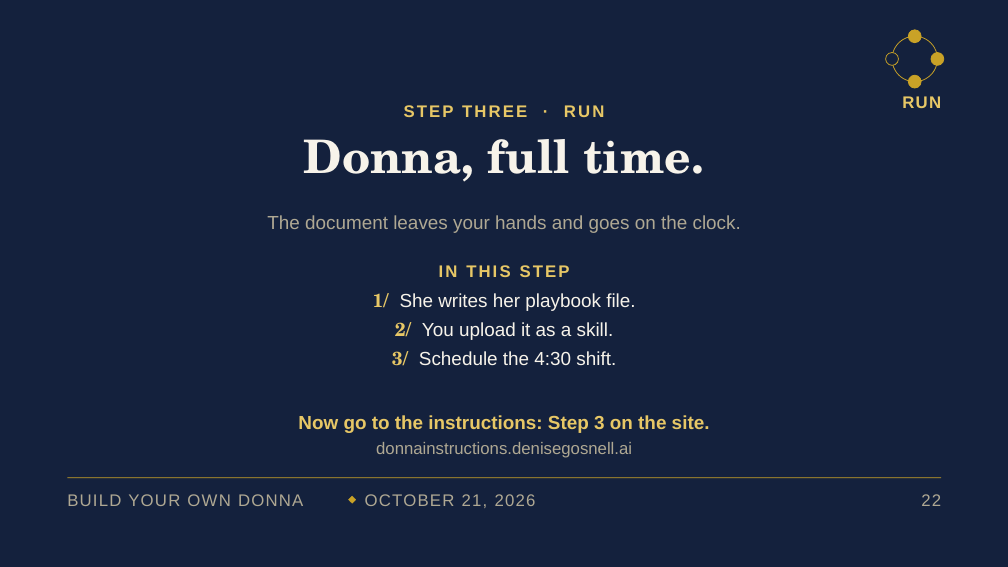
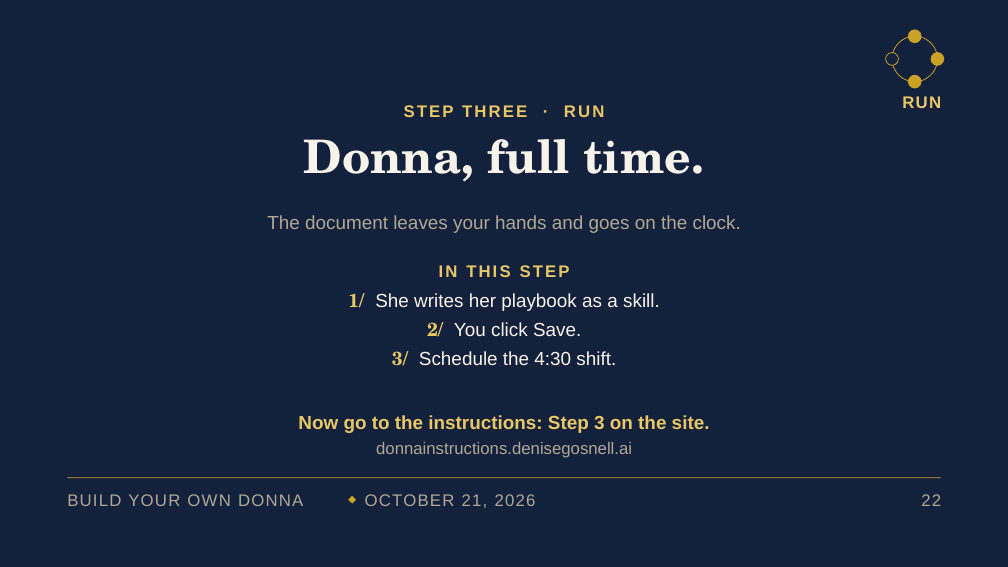
Before and after one commit to denisekgosnell/Donna, a slide deck: slide 23 of decks/build-your-own-donna-v3.pptx. Drawn at 1008x567 pixels with LibreOffice and Linux fonts; fonts in the diff are those of the drawing. Boxes give left, top, right and bottom in pixels: in the first picture for what was removed or moved away, otherwise in the second. Text is boxed around its words. In the diff, an @@ line names an element or a change of style, - is before the commit and + after.

```diff
--- a/decks/build-your-own-donna-v3.pptx
+++ b/decks/build-your-own-donna-v3.pptx
@@ text at bbox=[348, 293, 660, 311]: text changed @@
-1/ She writes her playbook file.
+1/ She writes her playbook as a skill.
@@ text at bbox=[427, 322, 581, 337]: text changed @@
-2/ You upload it as a skill.
+2/ You click Save.
```
Also in this commit, not shown: 2 other slides changed, 12 other files.
